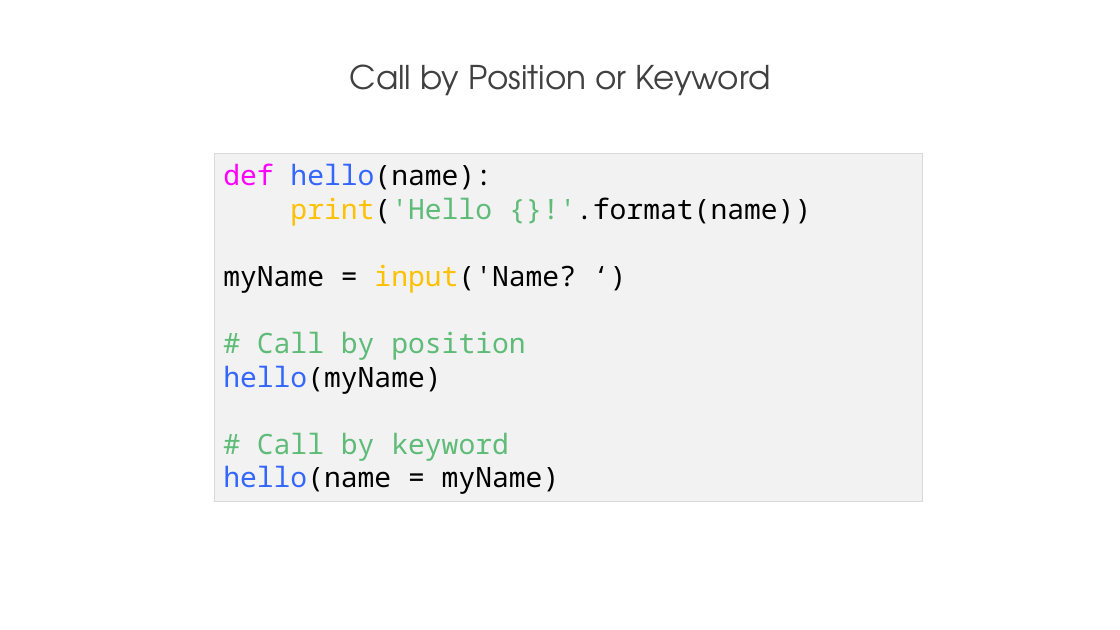
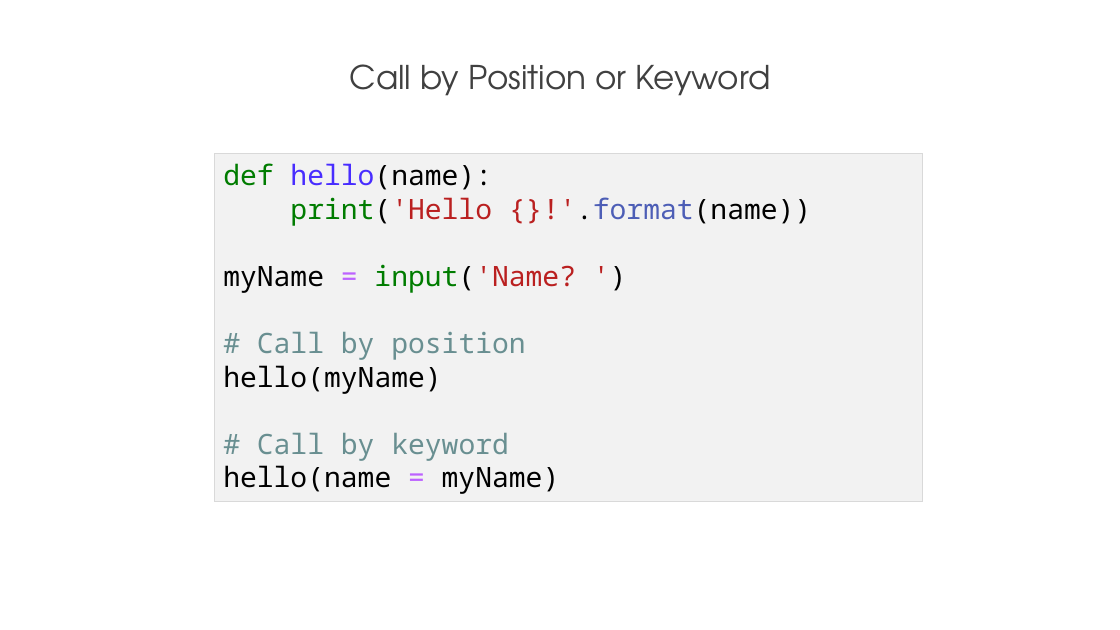
Before and after one commit to PracticumAI/python, a slide deck: slide 11 of presentations/03_functions.pptx. Drawn at 1120x630 pixels with LibreOffice and Linux fonts; fonts in the diff are those of the drawing. Boxes give left, top, right and bottom in pixels: in the first picture for what was removed or moved away, otherwise in the second. Text is boxed around its words. In the diff, an @@ line names an element or a change of style, - is before the commit and + after.

```diff
--- a/presentations/03_functions.pptx
+++ b/presentations/03_functions.pptx
@@ text in rectangle at [223, 163, 811, 494]: text colour #FF00FF to #007C00 in "def"; text colour #3366FF to #482DFF in "hello(name):"; text colour #FFC000 to #007C00 in "print('Hello"; text colour #5EBB78 to #BA2020 in "print('Hello {}!'.format(name))"; text colour #000000 to #4D5EB6 in "{}!'.format(name))"; text colour #5EBB78 to #698F91 in "# Call by position", "# Call by keyword"; text colour #3366FF to #000000 in "hello(myName)", "hello(name"; text colour #000000 to #BD62FF in "=" @@
@@ text in rectangle at [223, 264, 576, 293]: text changed @@
-myName = input('Name? ‘)
+myName = input('Name? ')
```
Also in this commit, not shown: 4 other slides changed, 1 other file.
